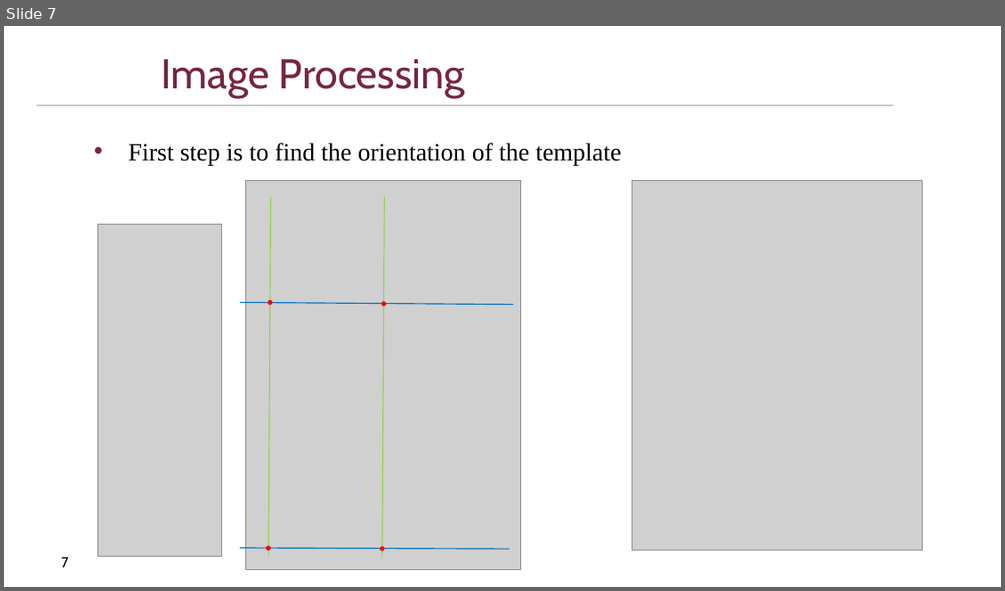
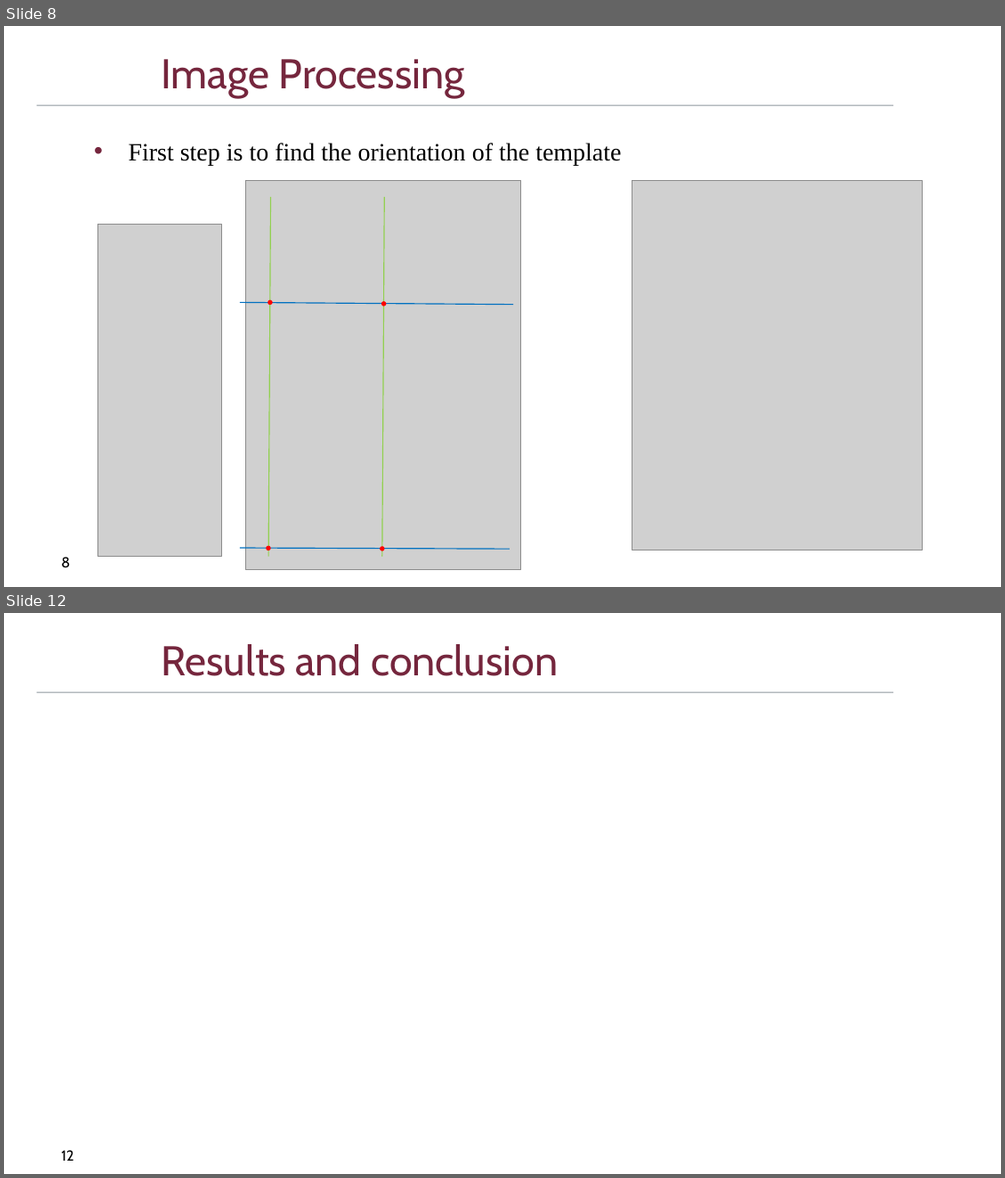
Before and after one commit to DriesSmit/SkripsieReport, a slide deck: OralExamination/SkripsieOral_APSmit.pptx. Shown one above the other, each under a label of ours: slide 7 before the commit, slides 8 and 12 after it; the slides between them are not shown. The pictures are 1005x591 and 1005x1178 pixels, drawn with LibreOffice and Linux fonts; fonts in the diff are those of the drawing; grey boxes stand for pictures; background and template pictures are left out. Boxes give left, top, right and bottom in pixels: in the first picture for what was removed or moved away, otherwise in the second. Text is boxed around its words. In the diff, an @@ line names an element or a change of style, - is before the commit and + after.

```diff
--- a/OralExamination/SkripsieOral_APSmit.pptx
+++ b/OralExamination/SkripsieOral_APSmit.pptx
@@ slide 12 added at bbox=[4, 613, 1001, 1174], background #FFFFFF; not listed: 1 template element that a slide beside it also shows @@
@@ title added at bbox=[161, 644, 558, 676], 40 pt, text #75263D @@
+Results and conclusion
@@ page number added at bbox=[61, 1150, 73, 1160], 14 pt, text #000000 @@
+12
@@ what was slide 7 is now slide 8 @@
@@ page number at bbox=[61, 556, 70, 567]: text changed @@
-7
+8
```
Also in this commit, not shown: 3 slides changed, 2 other slides added, 2 slides removed.
